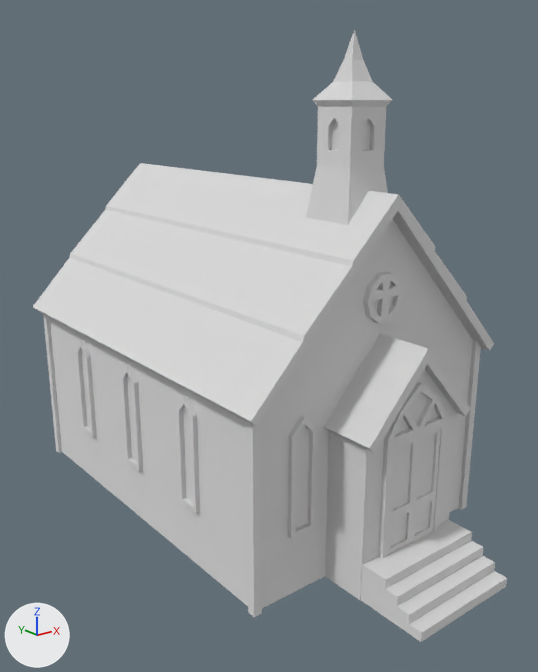
What one commit did to the glTF model models/ultimate-pack/low-poly-10/m/western-church-western.glb.
One viewpoint serves both versions: a 50 mm lens placed at (-10.32, -13.47, 9.19), pointed at (-0.26, -0.9, 4.16). Lighting does not change. The marker at lower left points along +X, +Y and +Z. The older version comes first. Where no turn or scale is listed for an object, it has been applied to the vertices.

The first picture shows 'church-western'.
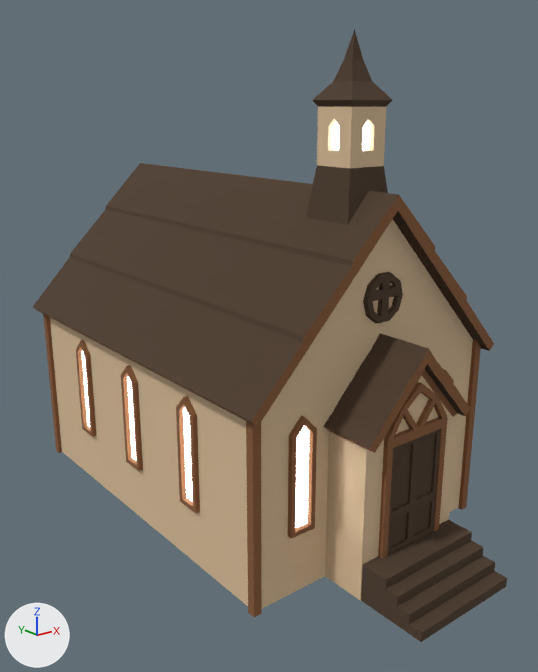
Boxes [x1, y1, x2, y2] around the edits, measured in the pictures (538 x 672 px):
```json
{"object": "church-western", "change": "recoloured, surface changed", "before": [33, 29, 507, 642], "after": [33, 29, 507, 642], "on screen": "white to brown"}
```

Edits to the scene script, one JSON object a line:
```json
{"op": "set", "path": "mat_11_brown_medium.base_color", "old": "(0.8, 0.8, 0.8)", "new": "(0.246, 0.105, 0.0409)", "note": "white #e7e7e7 -> brown #885b39"}
{"op": "set", "path": "mat_14_brown_lightest.base_color", "old": "(0.8, 0.8, 0.8)", "new": "(0.716, 0.521, 0.323)", "note": "white #e7e7e7 -> beige #dcbf9a"}
{"op": "set", "path": "mat_9_brown_darkest.base_color", "old": "(0.8, 0.8, 0.8)", "new": "(0.0742, 0.0437, 0.0242)", "note": "white #e7e7e7 -> brown #4d3b2b"}
{"op": "set", "path": "mat_64_glass.base_color", "old": "(0.8, 0.8, 0.8)", "new": "(0.0482, 0.076, 0.0895)", "note": "white #e7e7e7 -> dark cyan #3e4e54"}
{"op": "add", "block": "mat_64_glass", "code": "mat_64_glass.emission_strength = 4.954"}
```
